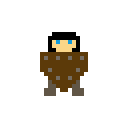
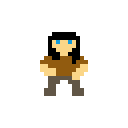
Comparing the layer stacks of the two 128 × 128 images. Changes:
hid "Shield" over (40, 52, 88, 92)
